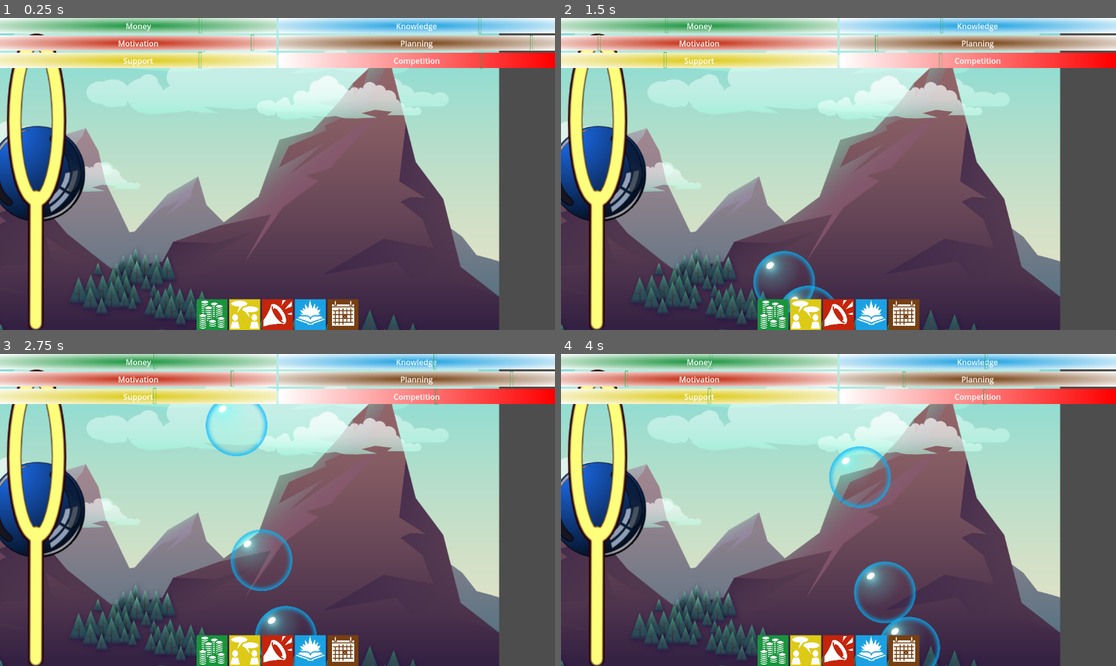
Above: before the commit, frames 1-4 (two rows, left to right).
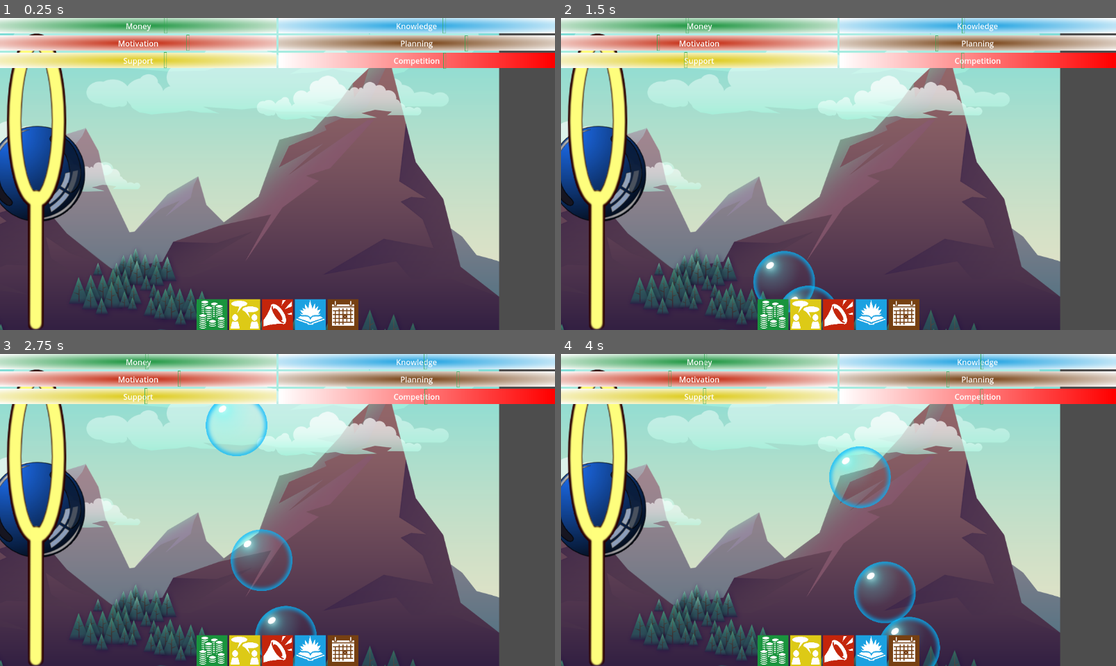
Above: after the commit, the same moments.

Repository: eextreme/GameJam2025Bubbles
Game: Godot game, scene res://GameScene.tscn
Two runs of this game, one before a commit and one after it. Both use one fixed random seed, a clock stepped at 60 frames per second and the inputs below. The engine's default icon, where the game draws it, is replaced by a stand-in: a white triangle on a blue panel in a dark square.
Inputs (mouse positions are in pixels of both pictures, inside the frame that each line leads up to):
- Up to frame 1 (0.25 s): no input
- Up to frame 2 (1.5 s): click (771, 314) at 0.5 s; click (805, 314) at 1.25 s
- Up to frame 3 (2.75 s): click (277, 650) at 2 s
- Up to frame 4 (4 s): click (871, 650) at 2.75 s; click (905, 650) at 3.5 s

The runs differ from the first frame. In frame 1, 0.2% of the frame differs, in the area x 29-96%, y 0-17%; in frame 2, 0.2%; in frame 3, 0.2%; in frame 4, 0.2%, in the area x 11-77%, y 0-17%.

Commit message:
Setup Calc, and Adjusted Values, more adjusting required

Diff:
--- a/GameScene.tscn
+++ b/GameScene.tscn
@@ -90,6 +90,7 @@
 gravity_scale = 0.0
 contact_monitor = true
 max_contacts_reported = 3
+linear_damp = 1.0
 script = ExtResource("2_404le")
 
 [node name="CollisionShape2D" type="CollisionShape2D" parent="PlayerBody"]
--- a/game_scene.gd
+++ b/game_scene.gd
@@ -40,11 +40,14 @@
 var delay = 0
 
 func spawnSupport(entry):
+	var magArray = [moneyMag, supportMag, motivationMag, knowledgeMag,planningMag]
 	var item = bubble.instantiate() as SupportBubble
-	item.global_position.x = global_position.x
-	item.global_position.y = 324
+	item.global_position.x = playerBody.global_position.x
+	item.global_position.y = playerBody.global_position.y+324
 	item.selected = entry
+	magArray[entry].position.x+=5
 	add_child(item)
+
 
 # Called every frame. 'delta' is the elapsed time since the previous frame.
 func _physics_process(delta: float) -> void:
@@ -88,7 +91,7 @@
 var count = -2*PI
 
 func randomStart(stat : TextureRect, startPos, offset=0):
-	stat.position.x=startPos+sin(count+offset)*238
+	stat.position.x=startPos+sin(count+offset)*100
 	count+=randf_range(PI/720,PI/360)
 
 func launchFunction():
@@ -118,8 +121,30 @@
 			planningMag.position.x,
 			competitionMag.position.x]
 	playerBody.flyingCalc(delta)
+	playerLossCalc(delta)
 	camera.global_position = playerBody.global_position
 	pass
+
+var moneyLoss = 1
+var supportLoss = 1
+var motiveLoss = 1
+var knowledgeLoss = 1
+var planningLoss = 1
+
+func tickLoss(target, entry : TextureRect, delta, max):
+	target-=delta
+	if target<=0:
+		entry.position.x-=randf_range(1,3)
+		return max
+	else:
+		return target
+
+func playerLossCalc(delta):
+	moneyLoss = tickLoss(moneyLoss, moneyMag,delta, 1)
+	supportLoss = tickLoss(supportLoss, supportMag,delta, 1)
+	motiveLoss = tickLoss(motiveLoss, motivationMag,delta, 1)
+	knowledgeLoss = tickLoss(knowledgeLoss, knowledgeMag,delta, 1)
+	planningLoss = tickLoss(planningLoss, planningMag,delta, 1)
 
 func popFunction():
 	pass
--- a/player_bubble.gd
+++ b/player_bubble.gd
@@ -23,7 +23,6 @@
 
 var volume: float #calculated
 var surfaceArea: float #calculated
-var surfaceTension: float #increased and descreased by knowledge, competition, drag
 var radius: float #increased and decreased by money
 var upForce : Vector2 #increased and decreased by peer support
 var downForce : Vector2 #increased and decreased by competition
@@ -35,47 +34,44 @@
 func _physics_process(delta: float) -> void:
 	pass
 
+@onready var thickness = pow(10,-6)
+@onready var liquidDensity = 1000
+@onready var airDensity = 1.225
+@onready var drag = 0.5
+@onready var gravity = Vector2(0,9.81)
+@onready var heavyIntent = 1.200
+@onready var applyForce = 0.01
+@onready var addAmp = 1
+@onready var surfaceTension = 0.072
+
 func updateSphereInfo():
 	var ratio = currentMag[MONEY]/startMag[MONEY]
-	radius = 50 * ratio/1000
+	radius = 10 * ratio/100
 	$CollisionShape2D.scale = ratio * Vector2(1,1)
-	volume = 4/3*PI*pow(radius,3)
 	surfaceArea = 4*PI*pow(radius,2)
-	mass = 4/3 * PI * radius * 3.8*pow(10,-4)
+	volume = surfaceArea * thickness
+	mass = volume * liquidDensity
 
-@onready var air_density = 0.1
-
-@onready var air_d = 0.001
-@onready var gas_d = 0.002
+	applyForce = Vector2(0.01 * currentMag[MOTIVE]/startMag[MOTIVE], 0.01 * currentMag[SUPPORT]/startMag[SUPPORT])
+	addAmp = 1 * currentMag[PLAN]/startMag[PLAN]
+	surfaceTension = 0.72 * currentMag[KNOWLEDGE]/startMag[KNOWLEDGE]
 
 @onready var liftTimer = 3
 func updateLiftInfo(delta):
-	upForce = 3 * (air_d - gas_d) * get_gravity()
-	liftTimer-=delta
-	if liftTimer<=0:
-		print("upPulse: ", upForce)
-		apply_central_impulse(upForce)
-		liftTimer = 3
+	var v = 4/3 * PI * pow(radius,3)
+	upForce = v * airDensity * get_gravity()
+	return upForce
 
 @onready var pressureTimer = 3
 func updateDownInfo(delta):
-	downForce = 3 * (gas_d - air_d) * get_gravity()
-	pressureTimer-=delta
-	if pressureTimer<=0:
-		print("downPulse: ", downForce)
-		apply_central_impulse(downForce)
-		pressureTimer = 3
+	var v = 4/3 * PI * pow(radius,3)
+	downForce = v * heavyIntent * get_gravity()
+	return downForce
 
 @onready var driveTimer = 2
 func updateForwardInfo(delta): #add drag
-	forwardForce = 3 * (gas_d-air_d) * Vector2(10,0)
-	driveTimer-=delta
-	if driveTimer<=0:
-		print("forwardPulse: ",forwardForce)
-		apply_central_impulse(forwardForce)
-		driveTimer=2
+	return applyForce
 
-@onready var addAmp = 1
 @onready var startAngel = 0
 
 func updateWobbleInfo(delta):
@@ -95,17 +91,33 @@
 		entry.reparent(get_tree().root)
 		obstacleTimer = 2
 
+func stabilityCheck(delta):
+	var surface_f = 2 * surfaceTension * 2 * PI * radius
+	var p_diff = 4 * surfaceTension/radius
+	var p_pop = p_diff * surfaceArea
+
+	var drag_x = 0.5 * drag * airDensity * surfaceArea * pow(linear_velocity.x,2)/50
+	var drag_y = 0.5 * drag * airDensity * surfaceArea * pow(linear_velocity.y,2)/50
+	print("p_pop: ", p_pop, " drag_force_x: ", drag_x, " drag_force_y: ", drag_y)
+
+	if drag_x > p_pop or drag_y>p_pop:
+		print("you popped")
+		get_tree().paused = true
+
+	pass
+
 func flyingCalc(delta):
 	updateSphereInfo()
-	updateLiftInfo(delta)
-	updateDownInfo(delta)
-	updateForwardInfo(delta)
+	var up = updateLiftInfo(delta)
+	var down = updateDownInfo(delta)
+	var fwd = updateForwardInfo(delta)
 	updateWobbleInfo(delta)
 	spawnObstacle(delta)
+	stabilityCheck(delta)
 
 	gravity_scale =  currentMag[COMPETITION]/startMag[COMPETITION] * delta
 
-
+	apply_central_force((up-down)-mass*get_gravity()+fwd*Vector2(1,0))
 
 	##if Input.is_action_just_pressed("Support1"):
 		##apply_central_impulse(Ve)
